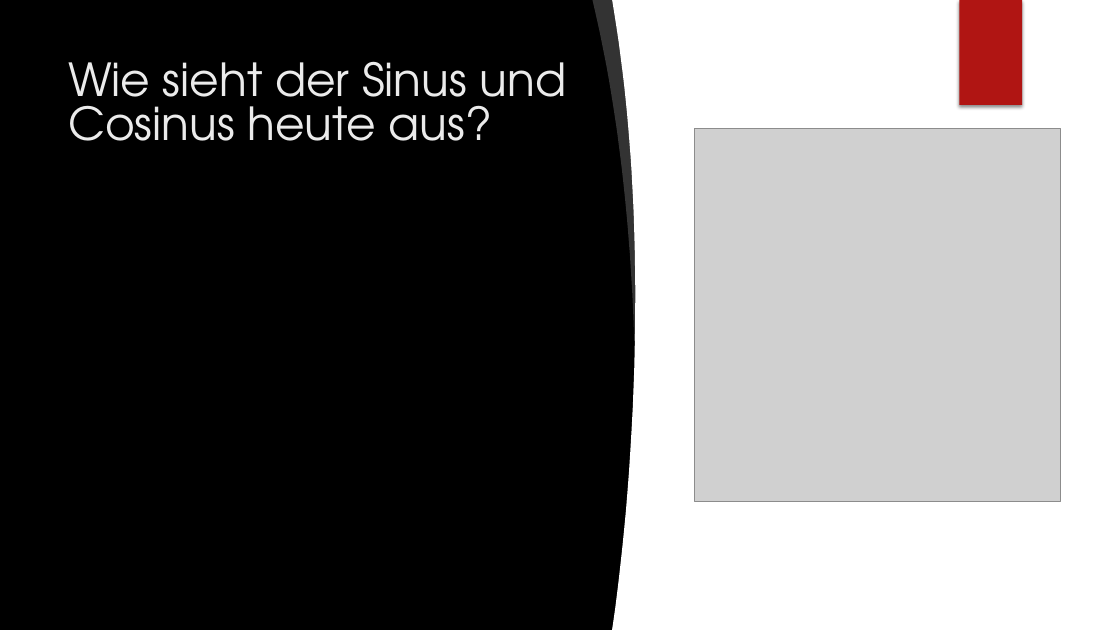
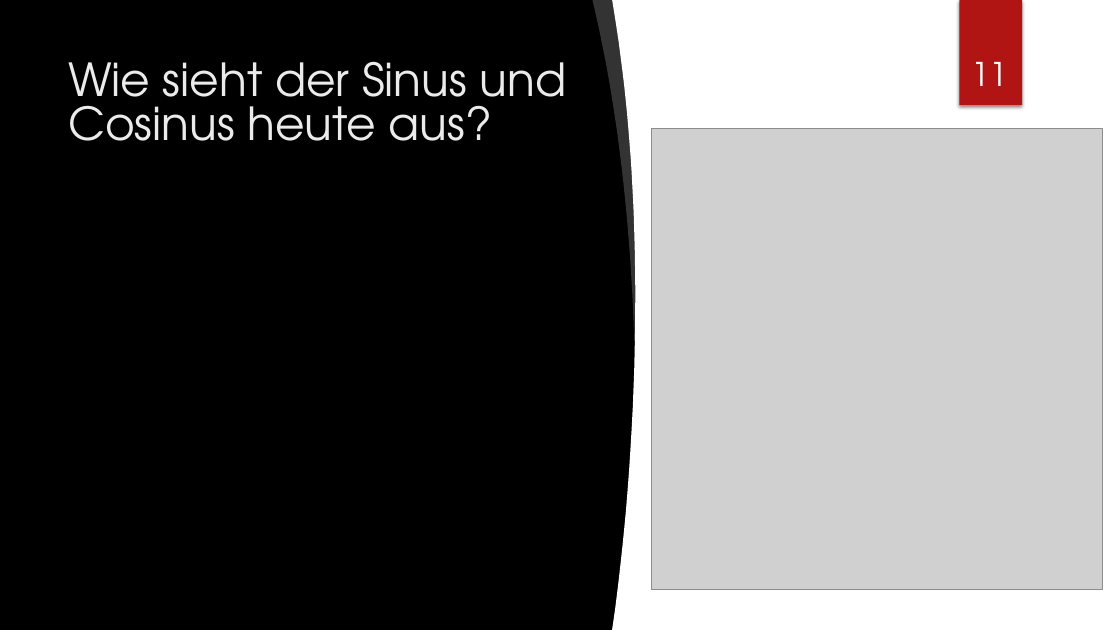
Before and after one commit to ProofTyler/hs, a slide deck: slide 11 of material/Sinus und Kosinus.pptx (slide 12 before the commit). Drawn at 1120x630 pixels with LibreOffice and Linux fonts; fonts in the diff are those of the drawing; grey boxes stand for pictures; background and template pictures are left out. Boxes give left, top, right and bottom in pixels: in the first picture for what was removed or moved away, otherwise in the second. Text is boxed around its words. In the diff, an @@ line names an element or a change of style, - is before the commit and + after.

```diff
--- a/material/Sinus und Kosinus.pptx
+++ b/material/Sinus und Kosinus.pptx
@@ page number added at (x1=971, y1=62, x2=1007, y2=86), 28 pt, text #FFFFFF @@
+11
@@ picture resized from (x1=695, y1=129, x2=1060, y2=502) to (x1=651, y1=129, x2=1102, y2=590) @@
```
Also in this commit, not shown: 12 other slides changed, 7 slides added.
